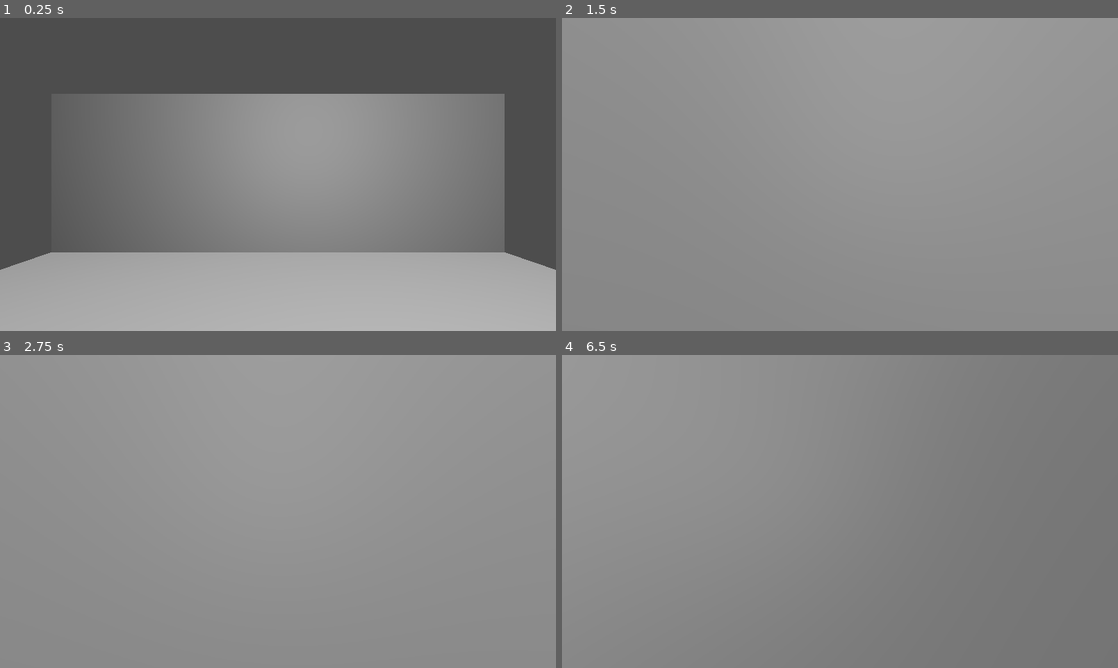
Above: before the commit, frames 1-4 (two rows, left to right).
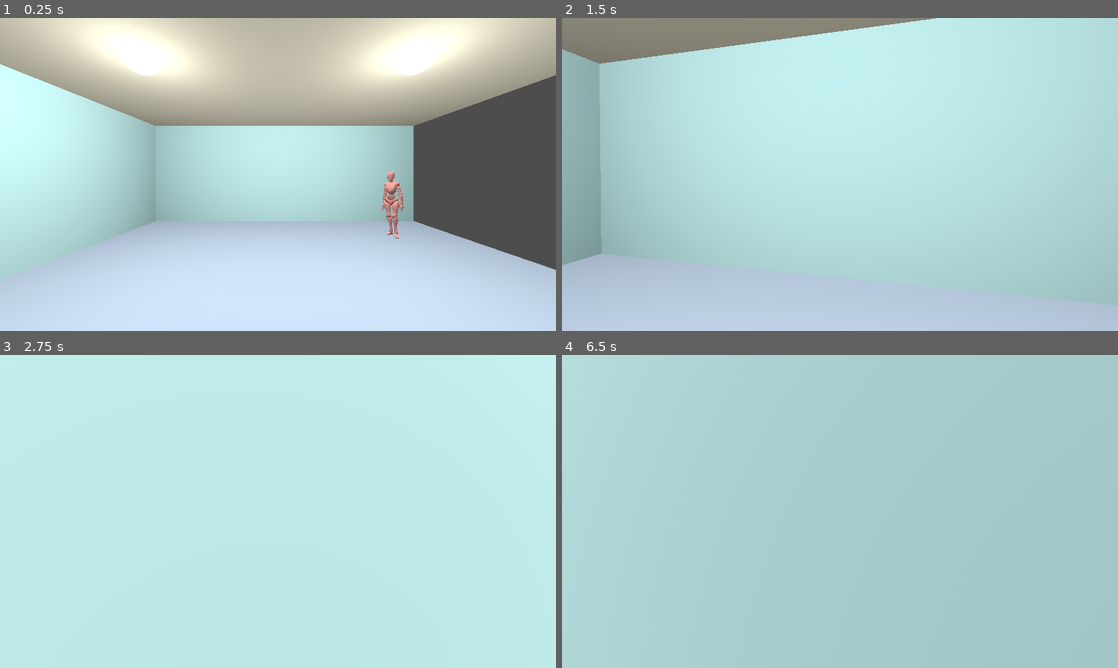
Above: after the commit, the same moments.

Repository: greatbrick0/SeriousGame2024
Game: Godot game, scene res://Scenes/Levels/level_test.tscn
The game is run twice, just before and just after one commit, with the same random seed, the same clock (stepped at 60 frames per second) and the same inputs.
Inputs (mouse positions are in pixels of both pictures, inside the frame that each line leads up to):
- Up to frame 1 (0.25 s): no input
- Up to frame 2 (1.5 s): move the mouse to (867, 174) at 0.52 s; hold W (MoveForward) from 0.53 s (still down); tap E (Interact) at 0.6, 1.35 s; move the mouse to (812, 174) at 1.27 s
- Up to frame 3 (2.75 s): keep holding W (MoveForward); move the mouse to (289, 505) at 2.02 s; tap E (Interact) at 2.1 s
- Up to frame 4 (6.5 s): tap Enter at 2.75, 4.25, 5.75 s; move the mouse to (834, 517) at 2.77 s; tap E (Interact) every 0.75 s from 2.85 to 5.85 s; tap Space at 3.5, 5 s; move the mouse to (878, 514) at 3.52 s; move the mouse to (795, 508) at 4.27 s; move the mouse to (845, 511) at 5.02 s; move the mouse to (817, 505) at 5.77 s; release W (MoveForward) at 5.78 s; hold D (MoveRight) from 5.78 s (still down)

The runs differ from the first frame. In frame 1, 92% of the frame differs, in the area x 0-100%, y 0-100%; in frame 2, 99%; in frame 3, 100%; in frame 4, 100%.

Commit message:
Added Pause Menu

Diff:
--- /dev/null
+++ b/Materials/CeilingMat.tres
@@ -0,0 +1,5 @@
+[gd_resource type="StandardMaterial3D" format=3 uid="uid://c5osm2distovy"]
+
+[resource]
+albedo_color = Color(1, 0.980392, 0.882353, 1)
+metallic_specular = 0.0
--- /dev/null
+++ b/Materials/LightBulbMat.tres
@@ -0,0 +1,9 @@
+[gd_resource type="StandardMaterial3D" format=3 uid="uid://dlln7s2kg30ew"]
+
+[resource]
+shading_mode = 0
+specular_mode = 2
+disable_ambient_light = true
+disable_fog = true
+texture_filter = 0
+disable_receive_shadows = true
--- /dev/null
+++ b/Materials/RoomFloorMat.tres
@@ -0,0 +1,5 @@
+[gd_resource type="StandardMaterial3D" format=3 uid="uid://cbl2oolktqj6l"]
+
+[resource]
+albedo_color = Color(0.615686, 0.678431, 0.745098, 1)
+roughness = 0.0
--- /dev/null
+++ b/Materials/RoomWallMat.tres
@@ -0,0 +1,4 @@
+[gd_resource type="StandardMaterial3D" format=3 uid="uid://crievd573bvcl"]
+
+[resource]
+albedo_color = Color(0.8, 1, 1, 1)
--- /dev/null
+++ b/Scenes/Hud Elements/pause_menu.tscn
@@ -0,0 +1,45 @@
+[gd_scene load_steps=2 format=3 uid="uid://xkvcu2q0qn5v"]
+
+[ext_resource type="Script" path="res://Scripts/pause_menu.gd" id="1_vm3k1"]
+
+[node name="PauseMenu" type="ColorRect"]
+anchors_preset = 15
+anchor_right = 1.0
+anchor_bottom = 1.0
+grow_horizontal = 2
+grow_vertical = 2
+color = Color(0.231373, 0.231373, 0.231373, 0.780392)
+script = ExtResource("1_vm3k1")
+
+[node name="ResumeButton" type="Button" parent="."]
+layout_mode = 1
+anchors_preset = 8
+anchor_left = 0.5
+anchor_top = 0.5
+anchor_right = 0.5
+anchor_bottom = 0.5
+offset_left = -75.0
+offset_top = -80.0
+offset_right = 75.0
+offset_bottom = -40.0
+grow_horizontal = 2
+grow_vertical = 2
+text = "Resume"
+
+[node name="QuitButton" type="Button" parent="."]
+layout_mode = 1
+anchors_preset = 8
+anchor_left = 0.5
+anchor_top = 0.5
+anchor_right = 0.5
+anchor_bottom = 0.5
+offset_left = -75.0
+offset_top = -20.0
+offset_right = 75.0
+offset_bottom = 20.0
+grow_horizontal = 2
+grow_vertical = 2
+text = "Quit"
+
+[connection signal="pressed" from="ResumeButton" to="." method="_on_resume_button_pressed"]
+[connection signal="pressed" from="QuitButton" to="." method="_on_quit_button_pressed"]
--- a/Scenes/Levels/level_test.tscn
+++ b/Scenes/Levels/level_test.tscn
@@ -1,33 +1,16 @@
-[gd_scene load_steps=9 format=3 uid="uid://dl1ycvb2s7eky"]
+[gd_scene load_steps=5 format=3 uid="uid://dl1ycvb2s7eky"]
 
 [ext_resource type="PackedScene" uid="uid://donho2hi1a1k3" path="res://Scenes/player.tscn" id="1_iuxj4"]
-[ext_resource type="PackedScene" uid="uid://fbuctth7geda" path="res://Scenes/interact_area.tscn" id="2_lohlm"]
+[ext_resource type="PackedScene" uid="uid://dipeayo17fumu" path="res://Scenes/room.tscn" id="2_02c20"]
 [ext_resource type="PackedScene" uid="uid://c2jvxwal0ywq0" path="res://Scenes/npc.tscn" id="3_kkxdx"]
-
-[sub_resource type="BoxMesh" id="BoxMesh_0wbba"]
-
-[sub_resource type="BoxShape3D" id="BoxShape3D_j420c"]
 
 [sub_resource type="Environment" id="Environment_24vcw"]
 
-[sub_resource type="SphereMesh" id="SphereMesh_113vr"]
-
-[sub_resource type="SphereShape3D" id="SphereShape3D_yw2u0"]
-
 [node name="LevelTest" type="Node3D"]
-
-[node name="MeshInstance3D" type="MeshInstance3D" parent="."]
-transform = Transform3D(10, 0, 0, 0, 1, 0, 0, 0, 10, 0, 0, 0)
-mesh = SubResource("BoxMesh_0wbba")
-
-[node name="StaticBody3D" type="StaticBody3D" parent="MeshInstance3D"]
-
-[node name="CollisionShape3D" type="CollisionShape3D" parent="MeshInstance3D/StaticBody3D"]
-shape = SubResource("BoxShape3D_j420c")
 
 [node name="Player" parent="." instance=ExtResource("1_iuxj4")]
 unique_name_in_owner = true
-transform = Transform3D(1, 0, 0, 0, 1, 0, 0, 0, 1, 0, 2, 0)
+transform = Transform3D(-1, 0, -8.74228e-08, 0, 1, 0, 8.74228e-08, 0, -1, 0, 2, -3)
 
 [node name="WorldEnvironment" type="WorldEnvironment" parent="."]
 environment = SubResource("Environment_24vcw")
@@ -35,45 +18,7 @@
 [node name="DirectionalLight3D" type="DirectionalLight3D" parent="."]
 transform = Transform3D(1, 0, 0, 0, 0.173648, 0.984808, 0, -0.984808, 0.173648, 0, 5, 0)
 
-[node name="MeshInstance3D2" type="MeshInstance3D" parent="."]
-transform = Transform3D(10, 0, 0, 0, 4, 0, 0, 0, 1, 0, 2, 5)
-mesh = SubResource("BoxMesh_0wbba")
-skeleton = NodePath("../MeshInstance3D")
+[node name="Room1" parent="." instance=ExtResource("2_02c20")]
 
-[node name="StaticBody3D" type="StaticBody3D" parent="MeshInstance3D2"]
-
-[node name="CollisionShape3D" type="CollisionShape3D" parent="MeshInstance3D2/StaticBody3D"]
-shape = SubResource("BoxShape3D_j420c")
-
-[node name="MeshInstance3D4" type="MeshInstance3D" parent="."]
-transform = Transform3D(10, 0, 0, 0, 4, 0, 0, 0, 1, 0, 2, -5)
-mesh = SubResource("BoxMesh_0wbba")
-skeleton = NodePath("../MeshInstance3D")
-
-[node name="StaticBody3D" type="StaticBody3D" parent="MeshInstance3D4"]
-
-[node name="CollisionShape3D" type="CollisionShape3D" parent="MeshInstance3D4/StaticBody3D"]
-shape = SubResource("BoxShape3D_j420c")
-
-[node name="MeshInstance3D3" type="MeshInstance3D" parent="."]
-transform = Transform3D(1, 0, 0, 0, 1, 0, 0, 0, 1, 3, 1.2, 3)
-mesh = SubResource("SphereMesh_113vr")
-skeleton = NodePath("../MeshInstance3D")
-
-[node name="StaticBody3D" type="StaticBody3D" parent="MeshInstance3D3"]
-
-[node name="CollisionShape3D" type="CollisionShape3D" parent="MeshInstance3D3/StaticBody3D"]
-shape = SubResource("SphereShape3D_yw2u0")
-
-[node name="InteractArea" parent="MeshInstance3D3" instance=ExtResource("2_lohlm")]
-hoverText = "Click To Stare At The Orb"
-
-[node name="NPC" parent="MeshInstance3D3" instance=ExtResource("3_kkxdx")]
-transform = Transform3D(-0.708266, 0, 0.705946, 0, 1, 0, -0.705946, 0, -0.708266, -6.19063, -0.7, -0.169159)
-
-[node name="OmniLight3D" type="OmniLight3D" parent="."]
-transform = Transform3D(1, 0, 0, 0, 1, 0, 0, 0, 1, 1, 3.5, 1)
-light_specular = 4.0
-light_bake_mode = 1
-omni_range = 10.0
-omni_attenuation = 0.5
+[node name="NPC" parent="." instance=ExtResource("3_kkxdx")]
+transform = Transform3D(-0.708266, 0, 0.705946, 0, 1, 0, -0.705946, 0, -0.708266, -3.19063, 0.5, 2.83084)
--- a/Scenes/hud_manager.tscn
+++ b/Scenes/hud_manager.tscn
@@ -1,9 +1,11 @@
-[gd_scene load_steps=2 format=3 uid="uid://cxwxq7e86qyvi"]
+[gd_scene load_steps=3 format=3 uid="uid://cxwxq7e86qyvi"]
 
 [ext_resource type="Script" path="res://Scripts/hud_manager.gd" id="1_q2hsi"]
+[ext_resource type="PackedScene" uid="uid://xkvcu2q0qn5v" path="res://Scenes/Hud Elements/pause_menu.tscn" id="2_n5ox1"]
 
 [node name="HudManager" type="Node"]
 script = ExtResource("1_q2hsi")
+pauseMenuRef = ExtResource("2_n5ox1")
 
 [node name="WalkingHud" type="CanvasLayer" parent="."]
 
--- a/Scenes/interact_area.tscn
+++ b/Scenes/interact_area.tscn
@@ -1,7 +1,7 @@
 [gd_scene load_steps=4 format=3 uid="uid://fbuctth7geda"]
 
 [ext_resource type="Script" path="res://Scripts/interact_area.gd" id="1_u0gul"]
-[ext_resource type="PackedScene" uid="uid://83x077gg67rp" path="res://Scenes/information_panel.tscn" id="2_bn1i0"]
+[ext_resource type="PackedScene" uid="uid://83x077gg67rp" path="res://Scenes/Hud Elements/information_panel.tscn" id="2_bn1i0"]
 
 [sub_resource type="BoxShape3D" id="BoxShape3D_ilnno"]
 
--- /dev/null
+++ b/Scenes/orb.tscn
@@ -0,0 +1,20 @@
+[gd_scene load_steps=4 format=3 uid="uid://daeay2w60yui5"]
+
+[ext_resource type="PackedScene" uid="uid://fbuctth7geda" path="res://Scenes/interact_area.tscn" id="1_oqu7p"]
+
+[sub_resource type="SphereMesh" id="SphereMesh_113vr"]
+
+[sub_resource type="SphereShape3D" id="SphereShape3D_yw2u0"]
+
+[node name="Orb" type="MeshInstance3D"]
+transform = Transform3D(1, 0, 0, 0, 1, 0, 0, 0, 1, 3, 1.2, 3)
+mesh = SubResource("SphereMesh_113vr")
+skeleton = NodePath("../MeshInstance3D")
+
+[node name="StaticBody3D" type="StaticBody3D" parent="."]
+
+[node name="CollisionShape3D" type="CollisionShape3D" parent="StaticBody3D"]
+shape = SubResource("SphereShape3D_yw2u0")
+
+[node name="InteractArea" parent="." instance=ExtResource("1_oqu7p")]
+hoverText = "Click To Stare At The Orb"
--- /dev/null
+++ b/Scenes/room.tscn
@@ -0,0 +1,93 @@
+[gd_scene load_steps=8 format=3 uid="uid://dipeayo17fumu"]
+
+[ext_resource type="Material" uid="uid://cbl2oolktqj6l" path="res://Materials/RoomFloorMat.tres" id="1_ec22g"]
+[ext_resource type="Material" uid="uid://c5osm2distovy" path="res://Materials/CeilingMat.tres" id="1_l3yfv"]
+[ext_resource type="Material" uid="uid://crievd573bvcl" path="res://Materials/RoomWallMat.tres" id="3_jmnb6"]
+[ext_resource type="Material" uid="uid://dlln7s2kg30ew" path="res://Materials/LightBulbMat.tres" id="4_vlnxy"]
+
+[sub_resource type="BoxMesh" id="BoxMesh_0wbba"]
+
+[sub_resource type="BoxShape3D" id="BoxShape3D_j420c"]
+
+[sub_resource type="SphereMesh" id="SphereMesh_60p8d"]
+
+[node name="Room" type="Node3D"]
+
+[node name="MeshInstance3D" type="MeshInstance3D" parent="."]
+transform = Transform3D(10, 0, 0, 0, 1, 0, 0, 0, 10, 0, 0, 0)
+material_override = ExtResource("1_ec22g")
+mesh = SubResource("BoxMesh_0wbba")
+skeleton = NodePath("../..")
+
+[node name="StaticBody3D" type="StaticBody3D" parent="MeshInstance3D"]
+
+[node name="CollisionShape3D" type="CollisionShape3D" parent="MeshInstance3D/StaticBody3D"]
+shape = SubResource("BoxShape3D_j420c")
+
+[node name="MeshInstance3D3" type="MeshInstance3D" parent="."]
+transform = Transform3D(10, 0, 0, 0, 1, 0, 0, 0, 10, 0, 4.5, 0)
+material_override = ExtResource("1_l3yfv")
+mesh = SubResource("BoxMesh_0wbba")
+skeleton = NodePath("../..")
+
+[node name="StaticBody3D" type="StaticBody3D" parent="MeshInstance3D3"]
+
+[node name="CollisionShape3D" type="CollisionShape3D" parent="MeshInstance3D3/StaticBody3D"]
+shape = SubResource("BoxShape3D_j420c")
+
+[node name="MeshInstance3D2" type="MeshInstance3D" parent="."]
+transform = Transform3D(10, 0, 0, 0, 4, 0, 0, 0, 1, 0, 2, 5)
+material_override = ExtResource("3_jmnb6")
+mesh = SubResource("BoxMesh_0wbba")
+skeleton = NodePath("../MeshInstance3D")
+
+[node name="StaticBody3D" type="StaticBody3D" parent="MeshInstance3D2"]
+
+[node name="CollisionShape3D" type="CollisionShape3D" parent="MeshInstance3D2/StaticBody3D"]
+shape = SubResource("BoxShape3D_j420c")
+
+[node name="MeshInstance3D4" type="MeshInstance3D" parent="."]
+transform = Transform3D(10, 0, 0, 0, 4, 0, 0, 0, 1, 0, 2, -5)
+material_override = ExtResource("3_jmnb6")
+mesh = SubResource("BoxMesh_0wbba")
+skeleton = NodePath("../MeshInstance3D")
+
+[node name="StaticBody3D" type="StaticBody3D" parent="MeshInstance3D4"]
+
+[node name="CollisionShape3D" type="CollisionShape3D" parent="MeshInstance3D4/StaticBody3D"]
+shape = SubResource("BoxShape3D_j420c")
+
+[node name="MeshInstance3D5" type="MeshInstance3D" parent="."]
+transform = Transform3D(1, 0, 0, 0, 4, 0, 0, 0, 10, 5, 2, 0)
+material_override = ExtResource("3_jmnb6")
+mesh = SubResource("BoxMesh_0wbba")
+skeleton = NodePath("../MeshInstance3D")
+
+[node name="StaticBody3D" type="StaticBody3D" parent="MeshInstance3D5"]
+
+[node name="CollisionShape3D" type="CollisionShape3D" parent="MeshInstance3D5/StaticBody3D"]
+shape = SubResource("BoxShape3D_j420c")
+
+[node name="Bulb" type="MeshInstance3D" parent="."]
+transform = Transform3D(0.6, 0, 0, 0, 0.6, 0, 0, 0, 0.6, 2, 4, 0)
+material_override = ExtResource("4_vlnxy")
+mesh = SubResource("SphereMesh_60p8d")
+
+[node name="OmniLight3D" type="OmniLight3D" parent="Bulb"]
+transform = Transform3D(1, 0, 0, 0, 1, 0, 0, 0, 1, 0, -1, 0)
+light_specular = 4.0
+light_bake_mode = 1
+omni_range = 10.0
+omni_attenuation = 0.5
+
+[node name="Bulb2" type="MeshInstance3D" parent="."]
+transform = Transform3D(0.6, 0, 0, 0, 0.6, 0, 0, 0, 0.6, -2, 4, 0)
+material_override = ExtResource("4_vlnxy")
+mesh = SubResource("SphereMesh_60p8d")
+
+[node name="OmniLight3D" type="OmniLight3D" parent="Bulb2"]
+transform = Transform3D(1, 0, 0, 0, 1, 0, 0, 0, 1, 0, -1, 0)
+light_specular = 4.0
+light_bake_mode = 1
+omni_range = 10.0
+omni_attenuation = 0.5
--- a/Scripts/hud_manager.gd
+++ b/Scripts/hud_manager.gd
@@ -1,12 +1,14 @@
 extends Node
 
+@export var pauseMenuRef: PackedScene
 var mouseLocked: bool = true
 var hoverText: String = ""
 var playerRef: Node3D
 
 func _process(delta):
-	if(Input.is_action_just_pressed("Quit")):
+	if(Input.is_action_just_pressed("Quit") and mouseLocked):
 		SetMouseLocked(false)
+		add_child(pauseMenuRef.instantiate())
 	Input.mouse_mode = Input.MouseMode.MOUSE_MODE_CAPTURED if mouseLocked else Input.MOUSE_MODE_VISIBLE
 	$WalkingHud.visible = mouseLocked
 	$MenuHud.visible = !mouseLocked
--- /dev/null
+++ b/Scripts/pause_menu.gd
@@ -0,0 +1,8 @@
+extends ColorRect
+
+func _on_resume_button_pressed():
+	HudManager.SetMouseLocked(true)
+	queue_free()
+
+func _on_quit_button_pressed():
+	get_tree().quit()
Not shown: 2 places in Scenes/Hud Elements/information_panel.tscn that only renumber resources
